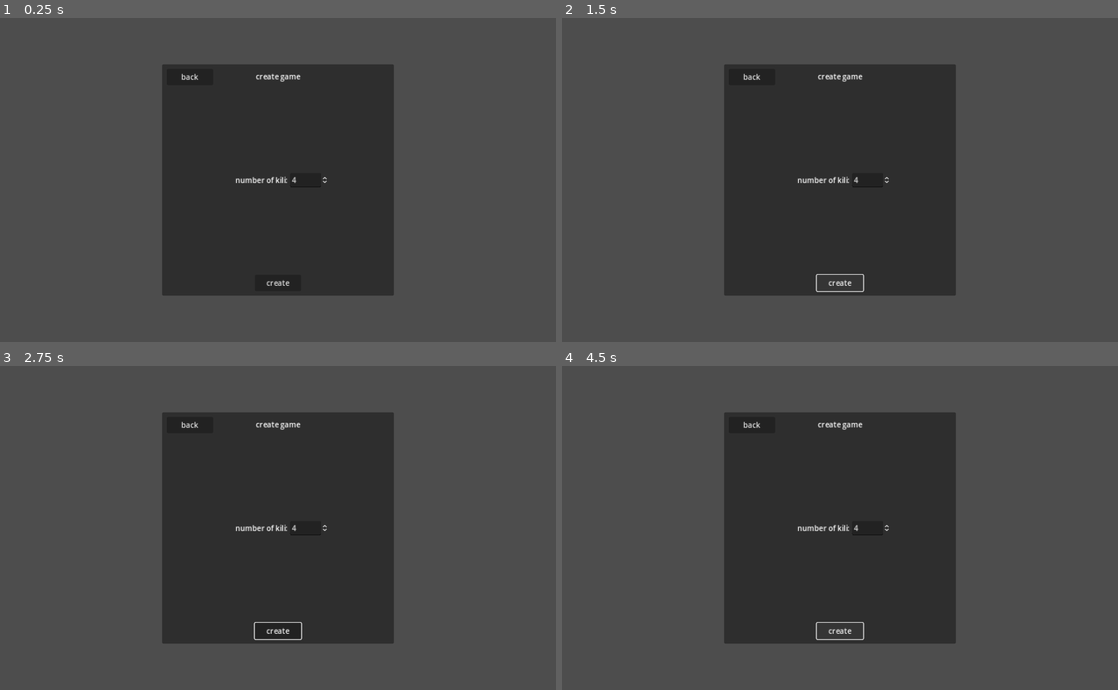
Above: before the commit, frames 1-4 (two rows, left to right).
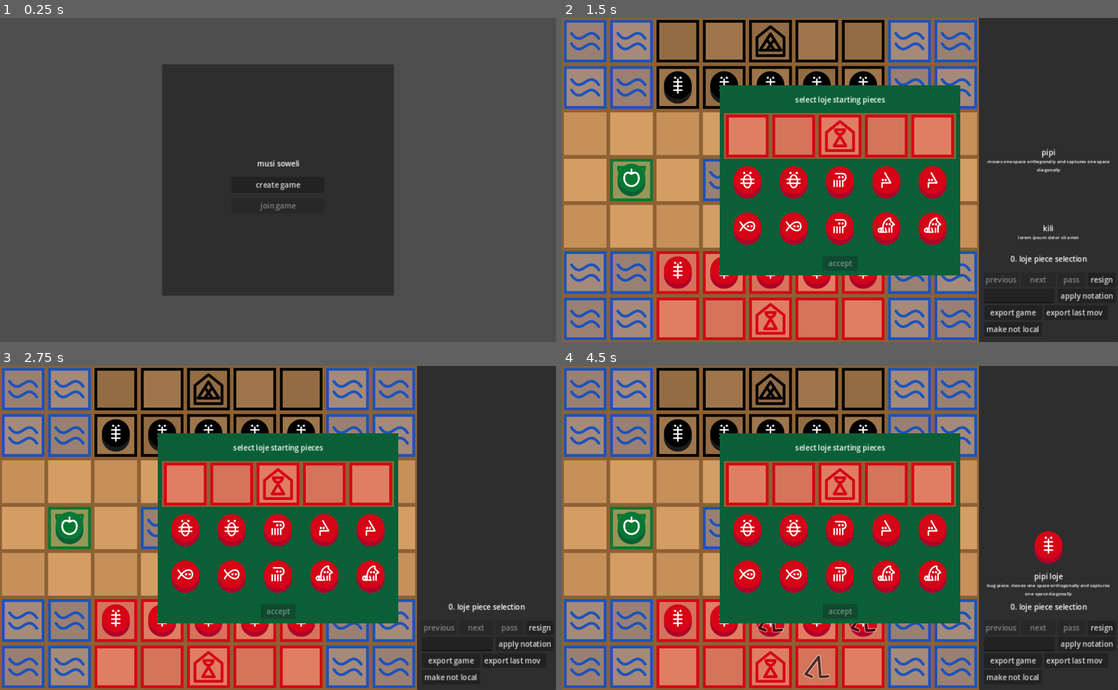
Above: after the commit, the same moments.

Repository: musi-soweli/MusiSoweli
Game: Godot game, scene res://main.tscn
The game is run twice, just before and just after one commit, with the same random seed, the same clock (stepped at 60 frames per second) and the same inputs.
Inputs (mouse positions are in pixels of both pictures, inside the frame that each line leads up to):
- Up to frame 1 (0.25 s): no input
- Up to frame 2 (1.5 s): click "create" (after the commit: "create game") at 0.5 s; click "create" at 1.25 s
- Up to frame 3 (2.75 s): click (22, 388) at 2.02 s
- Up to frame 4 (4.5 s): click (584, 388) at 2.77 s; click (584, 388) at 3.52 s; click (840, 631) at 4.25 s, where only the run before the commit has a clickable "create"

The runs differ from the first frame. In frame 1, 0.6% of the frame differs, in the area x 32-59%, y 17-83%; in frame 2, 99%; in frame 3, 100%, in the area x 0-100%, y 0-100%; in frame 4, 99%.

Commit message:
basic title screen and 3 player mode

Diff:
--- a/Scripts/Soweli.gd
+++ b/Scripts/Soweli.gd
@@ -32,11 +32,11 @@
 		while true:
 			if spaces[i].piece_num() != 0 or spaces[i].type == SpaceType.TELO:
 				break
-			if can_move_onto_space(spaces[i].get_space_relative(direction.x, direction.y)):
-				spaces[i] = spaces[i].get_space_relative(direction.x, direction.y)
+			if can_move_onto_space(spaces[i].get_space_relative(int(direction.x), int(direction.y))):
+				spaces[i] = spaces[i].get_space_relative(int(direction.x), int(direction.y))
 				check_spaces.append(spaces[i])
 			else:
-				check_spaces.append(spaces[i].get_space_relative(direction.x, direction.y)) # check one extra to see if you can capture
+				check_spaces.append(spaces[i].get_space_relative(int(direction.x), int(direction.y))) # check one extra to see if you can capture
 				break
 	add_moves_from_spaces(check_spaces, carry, true, true, moves)
 	return moves
--- a/Scripts/board_display.gd
+++ b/Scripts/board_display.gd
@@ -36,9 +36,11 @@
 			display.connect("empty_selected", Callable(self, "on_empty_selected"))
 			add_child(display)
 
-func _process(delta):
-	#size.x = (size.y / 7.0) * 9.0
-	size.x = size.y
+func _process(_delta):
+	if get_child_count()/columns == 7:
+		size.x = (size.y / 7.0) * 9.0
+	else:
+		size.x = size.y
 
 func update_grid(board_state: BoardState):
 	pivot_offset = Vector2(size.x * 0.5, size.y * 0.5)
--- a/Scripts/board_state.gd
+++ b/Scripts/board_state.gd
@@ -98,11 +98,58 @@
 			var p: Array[GamePiece] = [Pipi.new(state.spaces[position.y][position.x], i + 1)]
 			state.spaces[position.y][position.x].pieces = p
 
-	var p: Array[GamePiece] = [Akesi.new(null, LOJE), Akesi.new(null, LOJE), Soweli.new(null, LOJE), Waso.new(null, LOJE), Waso.new(null, LOJE)]
-	state.unused_pieces.append(p)
+	var p1: Array[GamePiece] = [Akesi.new(null, LOJE), Akesi.new(null, LOJE), Soweli.new(null, LOJE), Waso.new(null, LOJE), Waso.new(null, LOJE)]
+	state.unused_pieces.append(p1)
 
 	var p2: Array[GamePiece] = [Akesi.new(null, PIMEJA), Akesi.new(null, PIMEJA), Soweli.new(null, PIMEJA), Waso.new(null, PIMEJA), Waso.new(null, PIMEJA)]
 	state.unused_pieces.append(p2)
+
+	return state
+
+static func get_starting_board_state_3() -> BoardState:
+	var state : BoardState = BoardState.new(0, 0)
+	state.pipi_positions = [[Vector2(0, 6), Vector2(1, 7), Vector2(2, 8)], [Vector2(6, 0), Vector2(7, 1), Vector2(8, 2)], [Vector2(6, 8), Vector2(7, 7), Vector2(8, 6)]]
+	state.starting_positions = [[Vector2(0, 7), Vector2(0, 8), Vector2(1, 8)], [Vector2(7, 8), Vector2(8, 8), Vector2(8, 7)], [Vector2(8, 1), Vector2(8, 0), Vector2(7, 0)]]
+	var new_spaces : Array[Array] = []
+	var default_types : Array[Array] = [[SpaceType.TOMO_WALO, SpaceType.WALO, SpaceType.WALO, SpaceType.TELO, SpaceType.TELO, SpaceType.TELO, SpaceType.PIMEJA, SpaceType.PIMEJA, SpaceType.TOMO_PIMEJA],
+	[SpaceType.WALO, SpaceType.WALO, SpaceType.OPEN, SpaceType.OPEN, SpaceType.OPEN, SpaceType.OPEN, SpaceType.OPEN, SpaceType.PIMEJA, SpaceType.PIMEJA],
+	[SpaceType.WALO, SpaceType.OPEN, SpaceType.OPEN, SpaceType.OPEN, SpaceType.KASI, SpaceType.OPEN, SpaceType.OPEN, SpaceType.OPEN, SpaceType.PIMEJA],
+	[SpaceType.TELO, SpaceType.OPEN, SpaceType.OPEN, SpaceType.OPEN, SpaceType.TELO, SpaceType.OPEN, SpaceType.OPEN, SpaceType.OPEN, SpaceType.TELO],
+	[SpaceType.TELO, SpaceType.OPEN, SpaceType.KASI, SpaceType.TELO, SpaceType.TELO, SpaceType.TELO, SpaceType.KASI, SpaceType.OPEN, SpaceType.TELO],
+	[SpaceType.TELO, SpaceType.OPEN, SpaceType.OPEN, SpaceType.OPEN, SpaceType.TELO, SpaceType.OPEN, SpaceType.OPEN, SpaceType.OPEN, SpaceType.TELO],
+	[SpaceType.LOJE, SpaceType.OPEN, SpaceType.OPEN, SpaceType.OPEN, SpaceType.KASI, SpaceType.OPEN, SpaceType.OPEN, SpaceType.OPEN, SpaceType.JELO],
+	[SpaceType.LOJE, SpaceType.LOJE, SpaceType.OPEN, SpaceType.OPEN, SpaceType.OPEN, SpaceType.OPEN, SpaceType.OPEN, SpaceType.JELO, SpaceType.JELO],
+	[SpaceType.TOMO_LOJE, SpaceType.LOJE, SpaceType.LOJE, SpaceType.TELO, SpaceType.TELO, SpaceType.TELO, SpaceType.JELO, SpaceType.JELO, SpaceType.TOMO_JELO]]
+
+	for r in range(0, 9):
+		new_spaces.append([])
+
+		for c in range(0, 9):
+			var new_space = BoardSpace.new(state, column_names[c] + str(9 - r), default_types[r][c], (r * 9 + c) % 2 == 0, r, c)
+			var pieces: Array[GamePiece] = []
+
+			if default_types[r][c] == SpaceType.KASI:
+				pieces = [Kili.new(new_space)]
+				state.kili_amounts.append(state.kili_amount - 1)
+				state.kasi_spaces.append(new_space)
+
+			new_space.pieces = pieces
+			new_spaces[r].append(new_space)
+
+	state.spaces = new_spaces
+	for i in range(len(state.pipi_positions)):
+		for position in state.pipi_positions[i]:
+			var p: Array[GamePiece] = [Pipi.new(state.spaces[position.y][position.x], i + 1)]
+			state.spaces[position.y][position.x].pieces = p
+
+	var p1: Array[GamePiece] = [Akesi.new(null, LOJE), Akesi.new(null, LOJE), Soweli.new(null, LOJE), Waso.new(null, LOJE), Waso.new(null, LOJE)]
+	state.unused_pieces.append(p1)
+
+	var p2: Array[GamePiece] = [Akesi.new(null, JELO), Akesi.new(null, JELO), Soweli.new(null, JELO), Waso.new(null, JELO), Waso.new(null, JELO)]
+	state.unused_pieces.append(p2)
+
+	var p3: Array[GamePiece] = [Akesi.new(null, PIMEJA), Akesi.new(null, PIMEJA), Soweli.new(null, PIMEJA), Waso.new(null, PIMEJA), Waso.new(null, PIMEJA)]
+	state.unused_pieces.append(p3)
 
 	return state
 
@@ -142,8 +189,8 @@
 			var p: Array[GamePiece] = [Pipi.new(state.spaces[position.y][position.x], i + 1)]
 			state.spaces[position.y][position.x].pieces = p
 
-	var p: Array[GamePiece] = [Akesi.new(null, LOJE), Akesi.new(null, LOJE), Soweli.new(null, LOJE), Waso.new(null, LOJE), Waso.new(null, LOJE)]
-	state.unused_pieces.append(p)
+	var p1: Array[GamePiece] = [Akesi.new(null, LOJE), Akesi.new(null, LOJE), Soweli.new(null, LOJE), Waso.new(null, LOJE), Waso.new(null, LOJE)]
+	state.unused_pieces.append(p1)
 
 	var p2: Array[GamePiece] = [Akesi.new(null, JELO), Akesi.new(null, JELO), Soweli.new(null, JELO), Waso.new(null, JELO), Waso.new(null, JELO)]
 	state.unused_pieces.append(p2)
@@ -210,8 +257,8 @@
 	elif slice == slice.to_upper(): #Check if the section is all uppercase (Meaning it is a piece selection)
 		if not has_player_selected_pieces(get_current_player()):
 			var pieces : Array[GamePiece] = []
-			for char in slice:
-				pieces.append(pop_unused_piece_from_notation(get_current_player(), char))#TODO: Checking if this is null, throwing error
+			for chr in slice:
+				pieces.append(pop_unused_piece_from_notation(get_current_player(), chr))#TODO: Checking if this is null, throwing error
 			move = PieceSelectionAction.new(pieces, get_current_player())
 	elif slice.contains("="):#Check if the section contains = (Meaning it is a promotion)
 		var kili: GamePiece = get_space_from_notation(slice.substr(0,2)).pieces[0]
--- a/Scripts/game_controller.gd
+++ b/Scripts/game_controller.gd
@@ -10,13 +10,28 @@
 var local: bool = true
 var pov: int = LOJE
 
-func _ready() -> void:
-	current_state = BoardState.get_starting_board_state_4()
-	var player_order : Array[int] = [LOJE, JELO, PIMEJA, WALO]
-	current_state.player_order = player_order
-	var pieces_selected : Array[bool] = [false, false, false, false]
-	current_state.pieces_selected = pieces_selected
+func create(num_players: int, num_kili: int, _local: bool) -> void:
+	if num_players == 4:
+		current_state = BoardState.get_starting_board_state_4()
+		var player_order : Array[int] = [LOJE, JELO, PIMEJA, WALO]
+		current_state.player_order = player_order
+		var pieces_selected : Array[bool] = [false, false, false, false]
+		current_state.pieces_selected = pieces_selected
+	elif num_players == 3:
+		current_state = BoardState.get_starting_board_state_3()
+		var player_order : Array[int] = [LOJE, JELO, PIMEJA]
+		current_state.player_order = player_order
+		var pieces_selected : Array[bool] = [false, false, false]
+		current_state.pieces_selected = pieces_selected
+	else:
+		current_state = BoardState.get_starting_board_state()
+		var player_order : Array[int] = [LOJE, PIMEJA]
+		current_state.player_order = player_order
+		var pieces_selected : Array[bool] = [false, false]
+		current_state.pieces_selected = pieces_selected
+	current_state.kili_amount = num_kili
 	first_state = current_state
+	local = _local
 	$BoardDisplay.local = local
 	$BoardDisplay.pov = pov
 	$BoardDisplay.populate_grid(current_state)
@@ -37,8 +52,8 @@
 		if current_state.turn == 0:
 			$InfoPanel/InfoDisplay/GameInfo/Label.text = "0. "+player_names[current_state.get_current_player()]+" piece selection"
 			var home_row_types: Array[SpaceType] = []
-			for position in current_state.starting_positions[current_state.player_order.find(current_state.get_current_player())]:
-				home_row_types.append(current_state.spaces[position.y][position.x].type)
+			for pos in current_state.starting_positions[current_state.player_order.find(current_state.get_current_player())]:
+				home_row_types.append(current_state.spaces[pos.y][pos.x].type)
 			$PieceSelectionDisplay.display_pieces(current_state.get_unused_pieces_for_player(current_state.get_current_player()), len(home_row_types), home_row_types, Callable(self, "on_pieces_selected"), "select "+player_names[current_state.get_current_player()]+" starting pieces")
 		elif local:
 			$InfoPanel/InfoDisplay/GameInfo/Label.text = str(current_state.turn) + ". " + player_names[current_state.get_current_player()] + "'s turn"
--- /dev/null
+++ b/Scripts/main.gd
@@ -0,0 +1,10 @@
+extends Control
+
+var GAME_DISPLAY = preload("res://game_display.tscn")
+
+func on_create_button_pressed():
+	var game = GAME_DISPLAY.instantiate()
+	game.create($Create/SpinBox2.value, $Create/SpinBox.value, true)
+	add_child(game)
+	$Create.hide()
+	$Main.hide()
--- a/Scripts/space_type.gd
+++ b/Scripts/space_type.gd
@@ -2,7 +2,8 @@
 
 enum {P_LASO, P_LOJE, P_PIMEJA, P_JELO, P_WALO}
 
-static var SPACES = preload ("res://Assets/spaces.png")
+static var SPACES = preload("res://Assets/spaces.png")
+static var EMPTY_TEXTURE = preload("res://Assets/empty.png")
 static var OPEN: SpaceType = SpaceType.new("open", Vector2(0, 0),  "neutral")
 static var TELO: SpaceType = SpaceType.new("telo", Vector2(200, 0), "telo (water) space. non-aquatic pieces may not move onto empty telo spaces or capture any pieces alone on a telo space.")
 static var KASI: SpaceType = KasiSpaceType.new("kasi", Vector2(400, 0), "kasi (plant) space. after movement, a new kili is placed onto any empty kasi spaces from their respective reserves, if possible.")
@@ -14,11 +15,11 @@
 static var TOMO_LOJE: SpaceType = SpaceType.new("tomo loje", Vector2(0, 100), "loje (red) home space. if your home space has a kili on it, you may spend a turn to exchange that kili for any captured piece of your color.", true, P_LOJE)
 static var TOMO_JELO: SpaceType = SpaceType.new("tomo jelo", Vector2(0, 200), "jelo (yellow) home space. if your home space has a kili on it, you may spend a turn to exchange that kili for any captured piece of your color.", true, P_JELO)
 static var TOMO_WALO: SpaceType = SpaceType.new("tomo walo", Vector2(400, 200), "walo (white) home space. if your home space has a kili on it, you may spend a turn to exchange that kili for any captured piece of your color.", true, P_WALO)
-static var EMPTY: SpaceType = SpaceType.new("empty", Vector2(600, 0), "_")
+static var EMPTY: SpaceType = SpaceType.new("empty", Vector2(-100, 0), "_")
 
 var name: String
-var light_texture: AtlasTexture
-var dark_texture: AtlasTexture
+var light_texture: Texture2D
+var dark_texture: Texture2D
 var description: String
 var is_home: bool
 var owner_signature: int
@@ -26,12 +27,16 @@
 func _init(_name: String, _texture_position: Vector2, _description: String, _is_home: bool = false, _owner_signature:int = 0):
 	name = _name
 	description = _description
-	light_texture = AtlasTexture.new()
-	light_texture.set_atlas(SPACES)
-	light_texture.region = Rect2(_texture_position, Vector2(100, 100))
-	dark_texture = AtlasTexture.new()
-	dark_texture.set_atlas(SPACES)
-	dark_texture.region = Rect2(_texture_position + Vector2(100, 0), Vector2(100, 100))
+	if _texture_position.x < 0:
+		light_texture = EMPTY_TEXTURE
+		dark_texture = EMPTY_TEXTURE
+	else:
+		light_texture = AtlasTexture.new()
+		light_texture.set_atlas(SPACES)
+		light_texture.region = Rect2(_texture_position, Vector2(100, 100))
+		dark_texture = AtlasTexture.new()
+		dark_texture.set_atlas(SPACES)
+		dark_texture.region = Rect2(_texture_position + Vector2(100, 0), Vector2(100, 100))
 	is_home = _is_home
 	owner_signature = _owner_signature
 
--- a/test.tscn
+++ b/game_display.tscn
@@ -6,18 +6,15 @@
 [ext_resource type="Script" path="res://scripts/piece_selection_display.gd" id="6_6rbbu"]
 
 [sub_resource type="CompressedTexture2D" id="CompressedTexture2D_7mfwu"]
-load_path = "res://.godot/imported/empty_dark.png-daf928d4a0760f67799be37b3d17b1d8.ctex"
 
 [sub_resource type="CompressedTexture2D" id="CompressedTexture2D_dmm7h"]
-load_path = "res://.godot/imported/kili.png-1a6a7276c2793de9d26b7819de4a3216.ctex"
 
 [sub_resource type="CompressedTexture2D" id="CompressedTexture2D_6edya"]
-load_path = "res://.godot/imported/pipi_loje.png-a39ff178e409179f923b786721ac6499.ctex"
 
 [sub_resource type="StyleBoxFlat" id="StyleBoxFlat_ihssm"]
 bg_color = Color(0.0431373, 0.372549, 0.215686, 1)
 
-[node name="Control" type="Control"]
+[node name="GameDisplay" type="Control"]
 layout_mode = 3
 anchors_preset = 15
 anchor_right = 1.0
--- a/main.tscn
+++ b/main.tscn
@@ -1,15 +1,17 @@
-[gd_scene format=3 uid="uid://b46dorjmtb4dy"]
-
-[node name="Control" type="Control"]
+[gd_scene load_steps=2 format=3 uid="uid://b46dorjmtb4dy"]
+
+[ext_resource type="Script" path="res://Scripts/main.gd" id="1_re45p"]
+
+[node name="Main" type="Control"]
 layout_mode = 3
 anchors_preset = 15
 anchor_right = 1.0
 anchor_bottom = 1.0
 grow_horizontal = 2
 grow_vertical = 2
+script = ExtResource("1_re45p")
 
 [node name="Main" type="Panel" parent="."]
-visible = false
 layout_mode = 1
 anchors_preset = 8
 anchor_left = 0.5
@@ -70,6 +72,7 @@
 text = "join game"
 
 [node name="Create" type="Panel" parent="."]
+visible = false
 layout_mode = 1
 anchors_preset = 8
 anchor_left = 0.5
@@ -103,6 +106,28 @@
 offset_bottom = 45.0
 text = "back"
 
+[node name="ItemList" type="ItemList" parent="Create"]
+layout_mode = 1
+anchors_preset = 8
+anchor_left = 0.5
+anchor_top = 0.5
+anchor_right = 0.5
+anchor_bottom = 0.5
+offset_left = -60.0
+offset_top = -113.0
+offset_right = 65.0
+offset_bottom = -76.0
+grow_horizontal = 2
+grow_vertical = 2
+allow_search = false
+item_count = 2
+max_columns = 2
+same_column_width = true
+icon_mode = 0
+item_0/text = "local"
+item_1/text = "online"
+item_1/disabled = true
+
 [node name="SpinBox" type="SpinBox" parent="Create"]
 layout_mode = 1
 anchors_preset = 8
@@ -131,6 +156,35 @@
 offset_bottom = 11.5
 grow_vertical = 2
 text = "number of kili:"
+
+[node name="SpinBox2" type="SpinBox" parent="Create"]
+layout_mode = 1
+anchors_preset = 8
+anchor_left = 0.5
+anchor_top = 0.5
+anchor_right = 0.5
+anchor_bottom = 0.5
+offset_left = 26.0
+offset_top = -61.0
+offset_right = 109.063
+offset_bottom = -30.0
+grow_horizontal = 2
+grow_vertical = 2
+min_value = 2.0
+max_value = 4.0
+value = 2.0
+
+[node name="Label" type="Label" parent="Create/SpinBox2"]
+layout_mode = 1
+anchors_preset = 4
+anchor_top = 0.5
+anchor_bottom = 0.5
+offset_left = -151.0
+offset_top = -11.5
+offset_right = -4.0
+offset_bottom = 11.5
+grow_vertical = 2
+text = "number of players:"
 
 [node name="CreateButton" type="Button" parent="Create"]
 layout_mode = 1
@@ -146,3 +200,9 @@
 grow_horizontal = 2
 grow_vertical = 0
 text = "create"
+
+[connection signal="pressed" from="Main/CreateButton" to="Main" method="hide"]
+[connection signal="pressed" from="Main/CreateButton" to="Create" method="show"]
+[connection signal="pressed" from="Create/BackButton" to="Main" method="show"]
+[connection signal="pressed" from="Create/BackButton" to="Create" method="hide"]
+[connection signal="pressed" from="Create/CreateButton" to="." method="on_create_button_pressed"]
--- a/space_display.tscn
+++ b/space_display.tscn
@@ -1,9 +1,6 @@
-[gd_scene load_steps=5 format=3 uid="uid://b82kf67k7ftr"]
+[gd_scene load_steps=2 format=3 uid="uid://b82kf67k7ftr"]
 
 [ext_resource type="Script" path="res://scripts/space_display.gd" id="1_fws8f"]
-[ext_resource type="Texture2D" uid="uid://q7vtly8h557q" path="res://assets/empty_light.png" id="1_g1mui"]
-[ext_resource type="Texture2D" uid="uid://3lxg2bj76a4c" path="res://assets/kili.png" id="3_2oicd"]
-[ext_resource type="Texture2D" uid="uid://cvkhhxrfw277c" path="res://assets/empty.png" id="4_xhea7"]
 
 [node name="SpaceDisplay" type="TextureRect"]
 anchors_preset = 15
@@ -15,7 +12,6 @@
 grow_vertical = 2
 size_flags_horizontal = 3
 size_flags_vertical = 3
-texture = ExtResource("1_g1mui")
 expand_mode = 1
 script = ExtResource("1_fws8f")
 
@@ -26,7 +22,6 @@
 anchor_bottom = 1.0
 grow_horizontal = 2
 grow_vertical = 2
-texture = ExtResource("3_2oicd")
 expand_mode = 1
 
 [node name="TopPiece" type="TextureRect" parent="."]
@@ -38,7 +33,6 @@
 offset_bottom = -10.0
 grow_horizontal = 2
 grow_vertical = 2
-texture = ExtResource("3_2oicd")
 expand_mode = 1
 
 [node name="Button" type="TextureButton" parent="."]
@@ -49,7 +43,6 @@
 anchor_bottom = 1.0
 grow_horizontal = 2
 grow_vertical = 2
-texture_normal = ExtResource("4_xhea7")
 ignore_texture_size = true
 stretch_mode = 0
 
